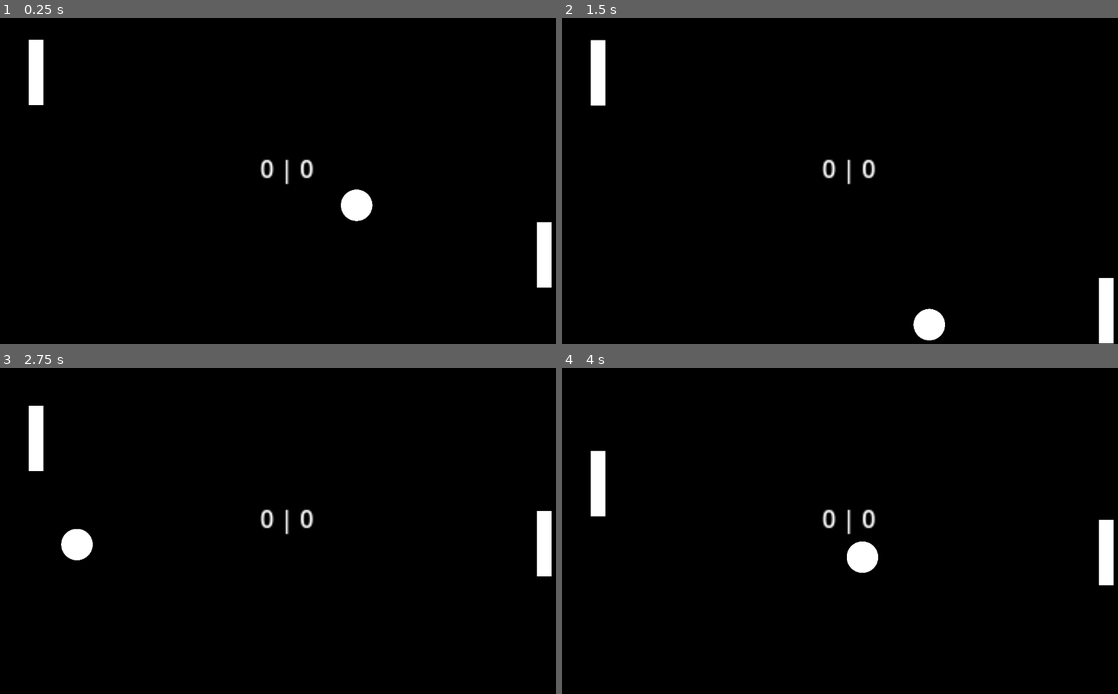
Above: before the commit, frames 1-4 (two rows, left to right).
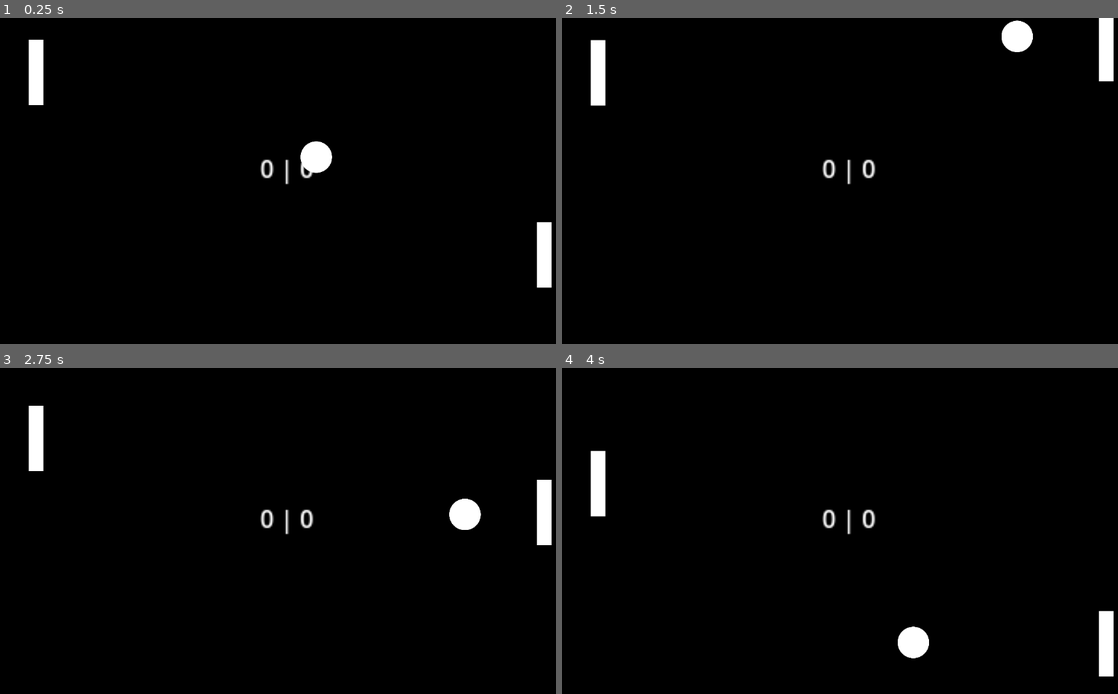
Above: after the commit, the same moments.

Repository: esotericenderman/godot-pong
Game: Godot game, scene res://scenes/pong.tscn
Same seed, same stepped clock (60 frames per second), same inputs: the game is played once before the commit and once after it.
Inputs:
- Up to frame 1 (0.25 s): no input
- Up to frame 2 (1.5 s): hold Up (ui_up) 0.53-1.28 s; hold Down (ui_down) from 1.28 s (still down)
- Up to frame 3 (2.75 s): release Down (ui_down) at 2.03 s; hold Up (ui_up) from 2.03 s (still down)
- Up to frame 4 (4 s): release Up (ui_up) at 3.53 s; hold Down (ui_down) from 3.53 s (still down)

The runs differ from the first frame. In frame 1, 0.9% of the frame differs, in the area x 53-68%, y 37-63%; in frame 2, 2.0%; in frame 3, 1.4%; in frame 4, 2.0%, in the area x 51-100%, y 46-95%.

Commit message:
Fix ball resetting

Diff:
--- a/scripts/ball.gd
+++ b/scripts/ball.gd
@@ -37,25 +37,32 @@
 	pass
 
 func reset():
+	self.freeze = true  # Temporarily disable physics
 	var parent = get_parent().get_node("Background") as Sprite2D
 
-	var screen_size = get_viewport_rect().size
-	self.position = screen_size / 2
+	transform.origin.x = 0
+	transform.origin.y = 0
 
-	var random = rng.randf()
+	var width = parent.texture.get_size().x * parent.scale.x
+	var height = parent.texture.get_size().y * parent.scale.x
 
-	var angle = deg_to_rad(rng.randf_range(-45, 45)) # Random angle between -45 and 45 degrees
+	global_translate(Vector2(width / 2, height / 2))
+
+	print("Background width: " + str(width))
+	print("Background height: " + str(height))
+
+	self.inertia = 0
+
+	# Generate a random angle between -45 and 45 degrees
+	var angle = deg_to_rad(rng.randf_range(-45, 45))
 	var direction = Vector2.RIGHT.rotated(angle) if rng.randi() % 2 == 0 else Vector2.LEFT.rotated(angle)
 
-	print("Selected random direction for the ball: " + str(direction))
+	# Set a constant speed
+	var speed = 300
+	self.linear_velocity = Vector2.ZERO  # Reset any existing velocity
+	self.angular_velocity = 0  # Reset any spin
 
-	const id = 0
+	print("Ball reset with direction: ", direction, " and speed: ", speed)
 
-	var force = direction * 600
-
-	print("Applying force: " + str(force))
-
-	self.angular_velocity = 0
-	self.linear_velocity = force
-
-	pass
+	self.freeze = false  # Re-enable physics
+	self.linear_velocity = direction * speed
